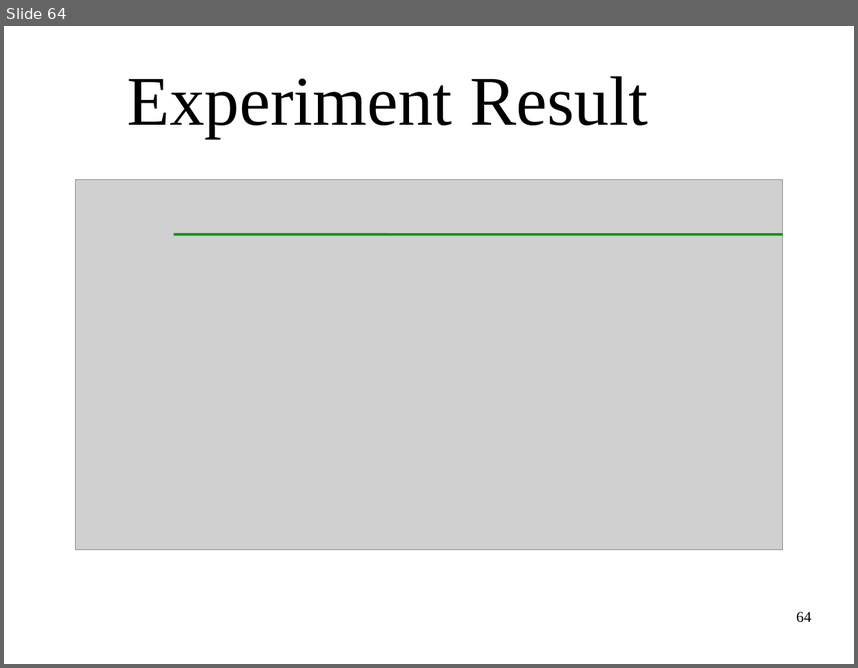
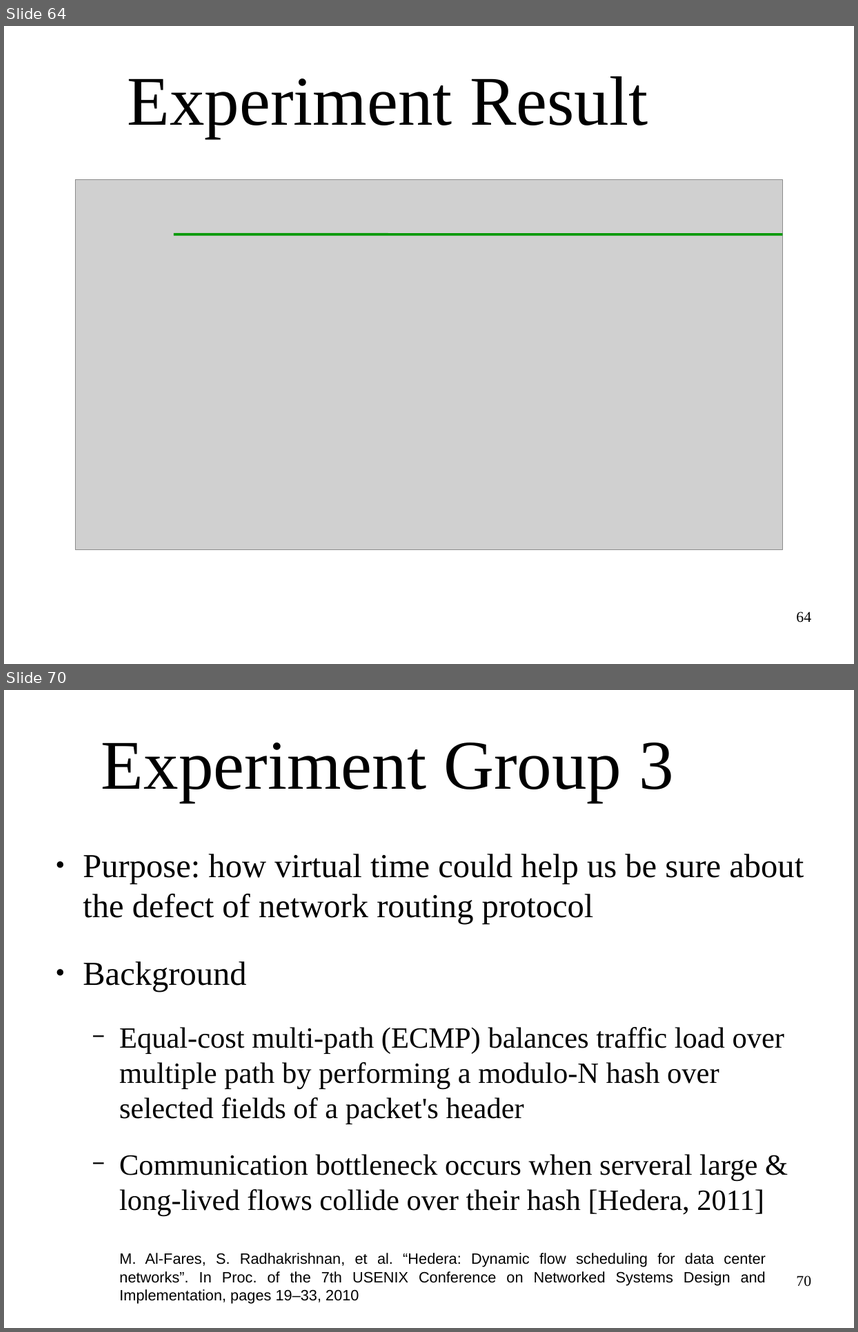
Before and after one commit to littlepretty/OralExam2015, a slide deck: VirtualTime.odp. Shown one above the other, each under a label of ours: slide 64 before the commit, slides 64 and 70 after it; the slides between them are not shown. The pictures are 858x668 and 858x1332 pixels, drawn with LibreOffice and Linux fonts; fonts in the diff are those of the drawing; grey boxes stand for pictures; background and template pictures are left out. Boxes give left, top, right and bottom in pixels: in the first picture for what was removed or moved away, otherwise in the second. Text is boxed around its words. In the diff, an @@ line names an element or a change of style, - is before the commit and + after.

```diff
--- a/VirtualTime.odp
+++ b/VirtualTime.odp
@@ slide 70 added at [4, 690, 854, 1328], background picture (left out) @@
@@ title added at [101, 742, 675, 802], 65.1 pt, text #000000 @@
+Experiment Group 3
@@ text added at [83, 854, 804, 1216], 27.4 pt, text #000000 @@
+● Purpose: how virtual time could help us be sure about the defect of network routing protocol
+● Background
+  − Equal-cost multi-path (ECMP) balances traffic load over multiple path by performing a modulo-N hash over selected fields of a packet's header
+  − Communication bottleneck occurs when serveral large & long-lived flows collide over their hash [Hedera, 2011]
@@ text added at [119, 1252, 766, 1303], 14 pt, text #000000 @@
+M. Al-Fares, S. Radhakrishnan, et al. “Hedera: Dynamic flow scheduling for data center networks”. In Proc. of the 7th USENIX Conference on Networked Systems Design and Implementation, pages 19–33, 2010
@@ page number added at [796, 1275, 811, 1286], 14 pt, text #000000 @@
+70
```
Also in this commit, not shown: 5 other slides added, 3 slides removed.
